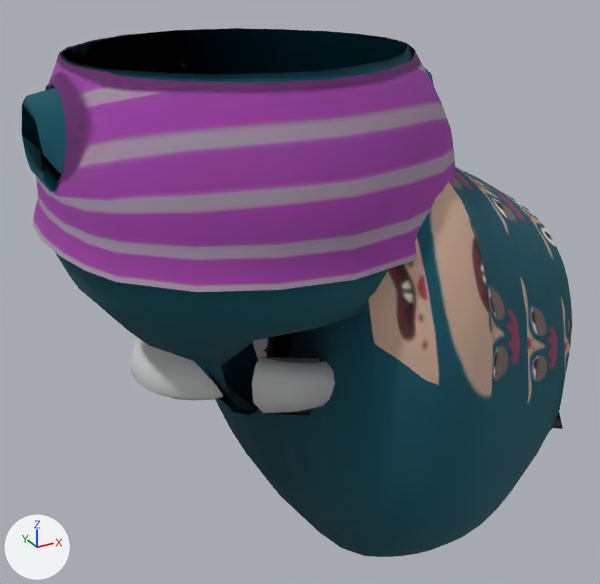
Before and after pictures for a commit that changed the glTF model app/static/room/villagers3d/rodney.glb.
Camera for both pictures: a 50 mm lens placed at (-4.49, -9.68, 5.69), pointed at (0.99, 0.27, 0.71). Arrows for +X, +Y and +Z are at lower left; the lights stay in place. The older version comes first.
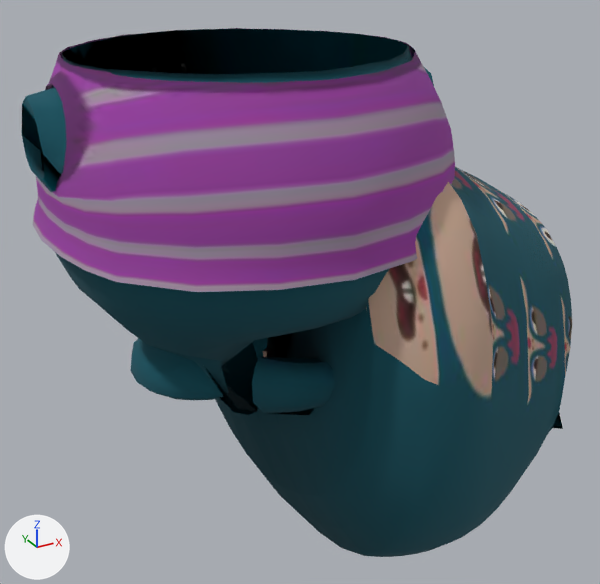
Boxes (x1, y1, x2, y2) around the edits, measured in the pictures (600 x 584 px):
'Mesh_1', surface changed (light grey to cyan)
    both: (131, 338, 563, 429)

Edits to the bpy script that builds the scene:
```text
Change mat_mcapvis:
    where n0 = _N.new('ShaderNodeBsdfPrincipled'); n0.name = 'Principled BSDF'
    remove n0.inputs[0].default_value = (0.604, 0.604, 0.604, 1.0)  # 'Base Color', light grey #cccccc
    add n2 = _N.new('ShaderNodeTexImage'); n2.name = 'Image Texture'
    add n2.image = img_image_0
    add n2.extension = 'EXTEND'
    add n3 = _N.new('ShaderNodeMapping'); n3.name = 'Mapping'
    add n3.inputs[1].default_value = (0.108, -7.49, 0.0)  # 'Location'
    add n3.inputs[3].default_value = (13.28, 7.993, 1.0)  # 'Scale'
    add n4 = _N.new('ShaderNodeUVMap'); n4.name = 'UV Map'
    add n4.uv_map = 'UVMap'
    add _L.new(n2.outputs[0], n0.inputs[0])  # 'Color' to 'Base Color'
    add _L.new(n3.outputs[0], n2.inputs[0])  # 'Vector' to 'Vector'
    add _L.new(n4.outputs[0], n3.inputs[0])  # 'UV' to 'Vector'
```
